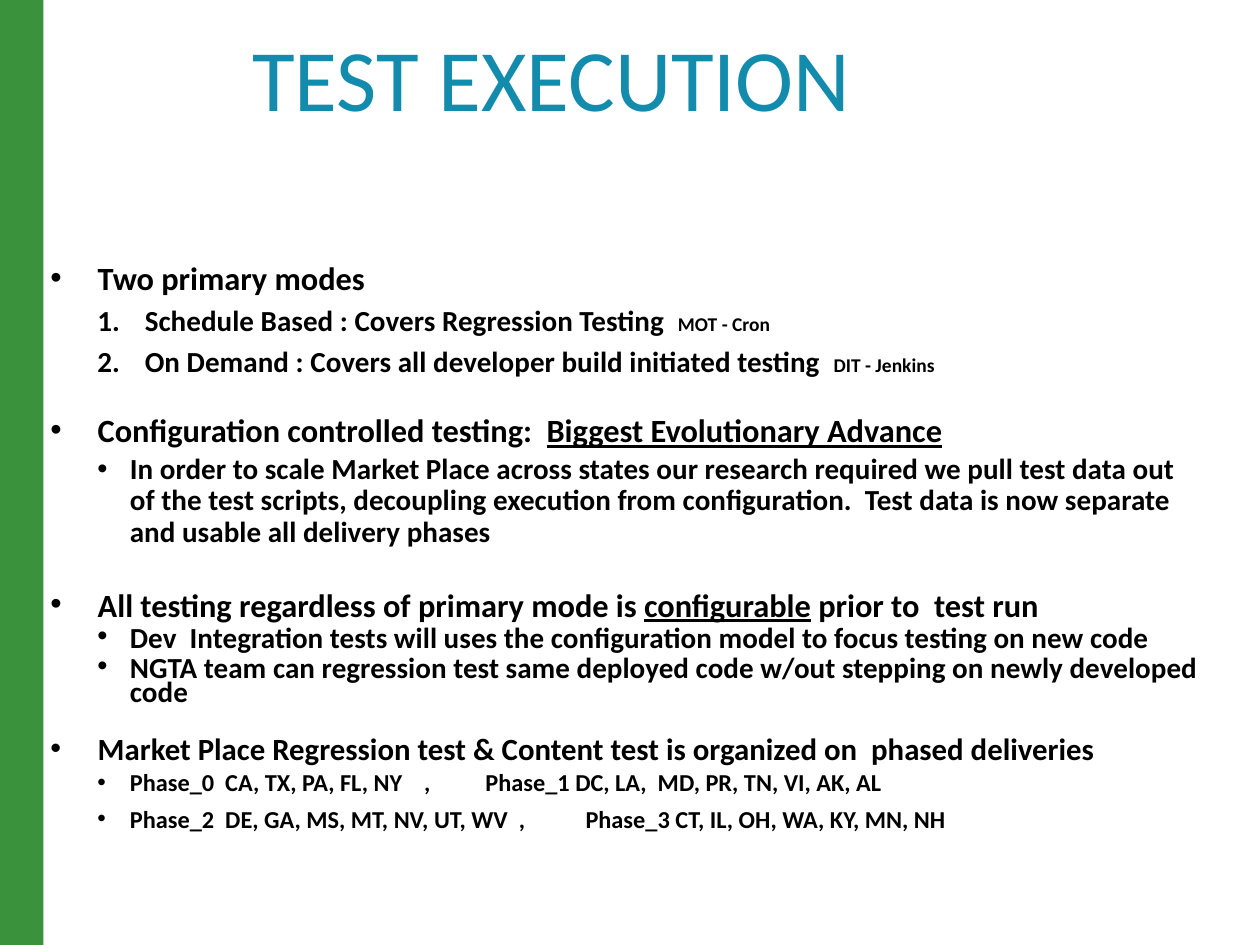
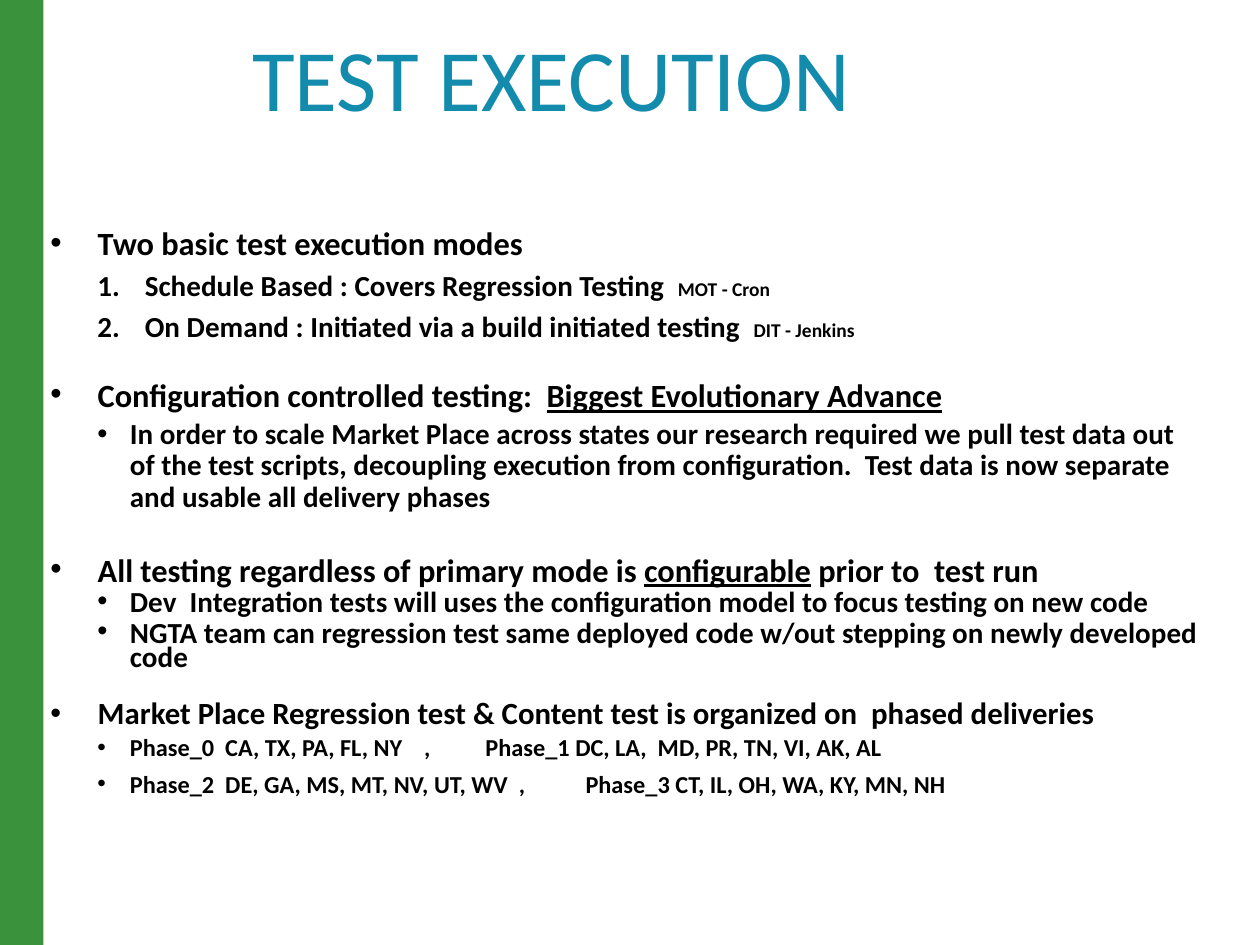
Before and after one commit to raghav9329/mainProf, a slide deck: slide 8 of CurrentWork_Delta/CX_StrategyPowerPoint.pptx. Drawn at 1260x945 pixels with LibreOffice and Linux fonts; fonts in the diff are those of the drawing. Boxes give left, top, right and bottom in pixels: in the first picture for what was removed or moved away, otherwise in the second. Text is boxed around its words. In the diff, an @@ line names an element or a change of style, - is before the commit and + after.

```diff
--- a/CurrentWork_Delta/CX_StrategyPowerPoint.pptx
+++ b/CurrentWork_Delta/CX_StrategyPowerPoint.pptx
@@ text "Two basic test execution modes" moved from (x1=98, y1=267, x2=1197, y2=832) to (x1=98, y1=232, x2=1197, y2=797) @@
@@ text at (x1=98, y1=232, x2=523, y2=256): text changed @@
-• Two primary modes
+• Two basic test execution modes
@@ text at (x1=145, y1=316, x2=854, y2=342): text changed @@
-  2. On Demand : Covers all developer build initiated testing DIT - Jenkins
+  2. On Demand : Initiated via a build initiated testing DIT - Jenkins
```
Also in this commit, not shown: 10 other slides changed, 5 other files.
